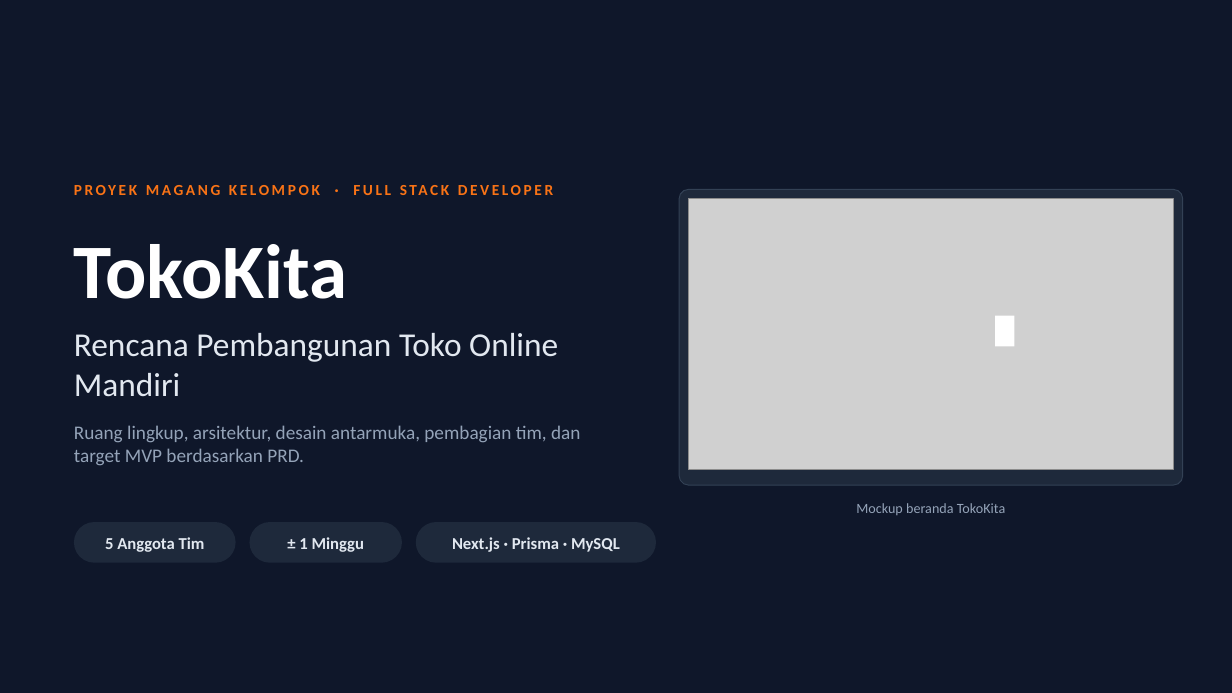
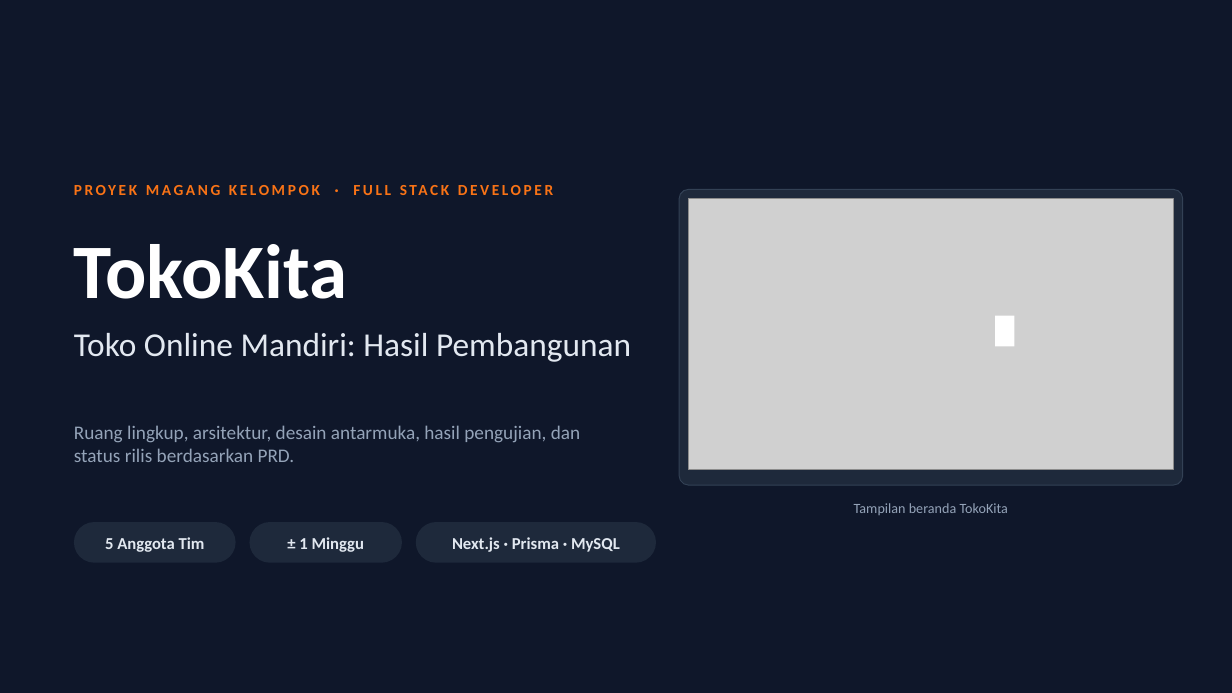
Before and after one commit to Magang-Project-Cmlabs/ecommerce, a slide deck: slide 1 of docs/Presentasi_ECommerce_TokoKita.pptx. Drawn at 1232x693 pixels with LibreOffice and Linux fonts; fonts in the diff are those of the drawing; grey boxes stand for pictures. Boxes give left, top, right and bottom in pixels: in the first picture for what was removed or moved away, otherwise in the second. Text is boxed around its words. In the diff, an @@ line names an element or a change of style, - is before the commit and + after.

Commit message:
docs: perbarui DESIGN.md, status, serah terima, indeks, dan PPT sesuai aplikasi terkini
- DESIGN.md ditulis ulang: arah Apple Store, token --tile, sistem tombol, gerak CSS, layout admin
- PPT: slide 1,5,6,7,10-13,16,19,20 (26 teks) dan 4 gambar mockup diganti tangkapan layar aplikasi; validator PPTX lulus
- PROJECT_STATUS/PROGRESS/SERAH_TERIMA/README/indeks/CLAUDE.md disesuaikan (Vercel Blob, SMTP, Midtrans sandbox, hasil uji)

```diff
--- a/docs/Presentasi_ECommerce_TokoKita.pptx
+++ b/docs/Presentasi_ECommerce_TokoKita.pptx
@@ text at [74, 333, 631, 362]: text changed @@
-Rencana Pembangunan Toko Online Mandiri
+Toko Online Mandiri: Hasil Pembangunan
@@ text at [74, 425, 580, 462]: text changed @@
-Ruang lingkup, arsitektur, desain antarmuka, pembagian tim, dan target MVP berdasarkan PRD.
+Ruang lingkup, arsitektur, desain antarmuka, hasil pengujian, dan status rilis berdasarkan PRD.
@@ text at [854, 503, 1008, 515]: text changed @@
-Mockup beranda TokoKita
+Tampilan beranda TokoKita
```
Also in this commit, not shown: 7 other slides changed, 7 other files.
